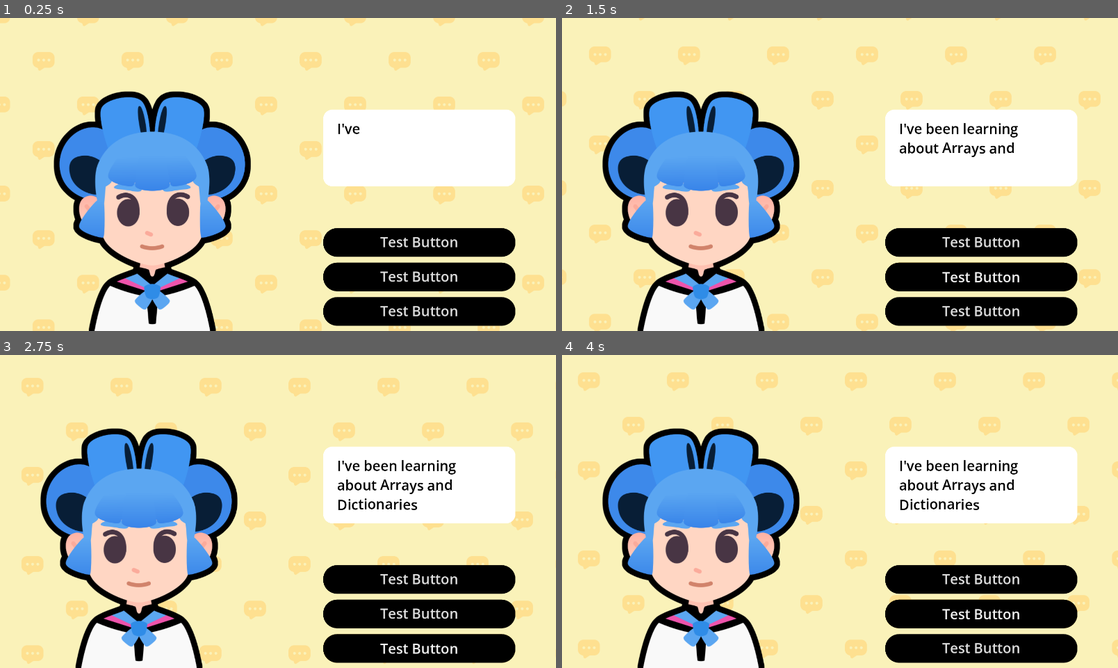
Above: before the commit, frames 1-4 (two rows, left to right).
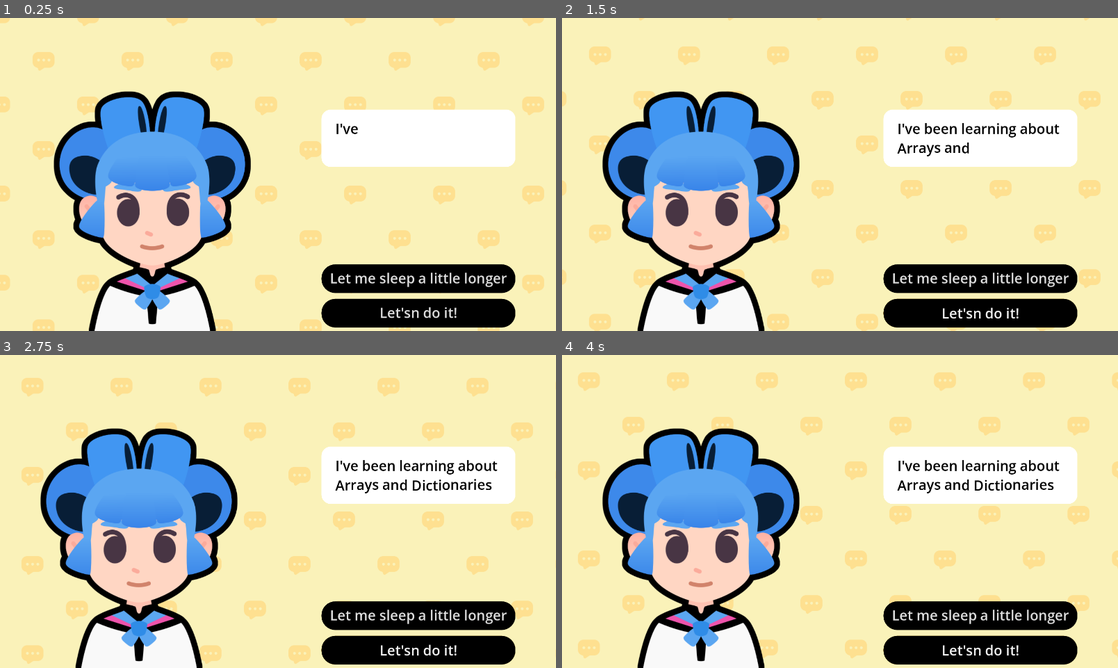
Above: after the commit, the same moments.

Repository: geneyvar/M8-Start-a-Dialog
Game: Godot game, scene res://lessons/dialogue.tscn
Same seed, same stepped clock (60 frames per second), same inputs: the game is played once before the commit and once after it. Before the commit the project has no main scene; this scene is started directly in both runs. Sound files missing from this copy of the repository are replaced by a short silence.
Inputs (mouse positions are in pixels of both pictures, inside the frame that each line leads up to):
- Up to frame 1 (0.25 s): no input
- Up to frame 2 (1.5 s): click "Test Button" (after the commit: "Let me sleep a little longer") at 0.5 s; click "Test Button" (after the commit: "Let'sn do it!") at 1.25 s
- Up to frame 3 (2.75 s): click (417, 649) at 2 s, where only the run before the commit has a clickable "Test Button"
- Up to frame 4 (4 s): click "Test Button" (after the commit: "Let me sleep a little longer") at 2.75 s; click "Test Button" (after the commit: "Let'sn do it!") at 3.5 s

The runs differ from the first frame. In frame 1, 7.4% of the frame differs, in the area x 57-93%, y 29-99%; in frame 2, 8.2%; in frame 3, 8.5%; in frame 4, 8.5%.
Error before the commit: Invalid assignment of property or key 'disabled' with value of type 'bool' on a base object of type 'null instance'. (res://lessons/dialogue.gd:110)

Commit message:
M8L3 finished

Diff:
--- a/lessons/dialogue.gd
+++ b/lessons/dialogue.gd
@@ -52,12 +52,11 @@
 		"character": bodies["sophia"]
 	}
 ]
-var current_item_index := 0
 
 ## UI element that shows the texts
 @onready var rich_text_label: RichTextLabel = %RichTextLabel
-## UI element that progresses to the next text
-@onready var next_button: Button = %NextButton
+## Container for the buttons
+@onready var action_buttons_v_box_container: VBoxContainer = %ActionButtonsVBoxContainer
 ## Audio player that plays voice sounds while text is being written
 @onready var audio_stream_player: AudioStreamPlayer = %AudioStreamPlayer
 ## The character
@@ -67,12 +66,12 @@
 
 
 func _ready() -> void:
-	show_text()
-	next_button.pressed.connect(advance)
+	show_text(0)
 
 
 ## Draws the current text to the rich text element
-func show_text() -> void:
+## [param current_item_index] Displays the currently selected index from the dialogue array
+func show_text(current_item_index: int) -> void:
 	# We retrieve the current item from the array
 	var current_item := dialogue_items[current_item_index]
 	# from the item, we extract the properties.
@@ -81,7 +80,6 @@
 	rich_text_label.text = current_item["text"]
 	expression.texture = current_item["expression"]
 	body.texture = current_item["character"]
-
 	# We set the initial visible ratio to the text to 0, so we can change it in the tween
 	rich_text_label.visible_ratio = 0.0
 	# We create a tween that will draw the text
@@ -106,25 +104,6 @@
 	# We animate the character sliding in.
 	slide_in()
 
-	# Finally, we disable the next button until the text finishes displaying.
-	next_button.disabled = true
-	tween.finished.connect(func() -> void:
-		next_button.disabled = false
-	)
-
-
-## Progresses to the next slide.
-func advance() -> void:
-	# We increment the slide amount by 1
-	current_item_index += 1
-	if current_item_index == dialogue_items.size():
-		# if we reached the last slide, quit
-		get_tree().quit()
-	else:
-		# otherwise, show the text
-		show_text()
-
-
 ## Animates the character when they start talking
 func slide_in() -> void:
 	var slide_tween := create_tween()
--- a/lessons/dialogue.tscn
+++ b/lessons/dialogue.tscn
@@ -66,10 +66,10 @@
 anchor_left = 0.75
 anchor_right = 1.0
 anchor_bottom = 1.0
-offset_left = -324.0
+offset_left = -330.0
 offset_top = 316.0
 offset_right = -139.67993
-offset_bottom = -18.0
+offset_bottom = -12.0
 focus_mode = 3
 mouse_filter = 0
 
@@ -88,15 +88,11 @@
 
 [node name="Button" type="Button" parent="VBoxContainer/ActionButtonsVBoxContainer"]
 layout_mode = 2
-text = "Test Button"
+text = "Let me sleep a little longer"
 
 [node name="Button2" type="Button" parent="VBoxContainer/ActionButtonsVBoxContainer"]
 layout_mode = 2
-text = "Test Button"
-
-[node name="Button3" type="Button" parent="VBoxContainer/ActionButtonsVBoxContainer"]
-layout_mode = 2
-text = "Test Button"
+text = "Let'sn do it!"
 
 [node name="AudioStreamPlayer" type="AudioStreamPlayer" parent="."]
 unique_name_in_owner = true
--- a/project.godot
+++ b/project.godot
@@ -11,6 +11,7 @@
 [application]
 
 config/name="M08. Start a Dialogue (Workbook)"
+run/main_scene="uid://chprvwfixox2y"
 config/features=PackedStringArray("4.5")
 config/icon="res://icon_start_a_dialog.png"
 
